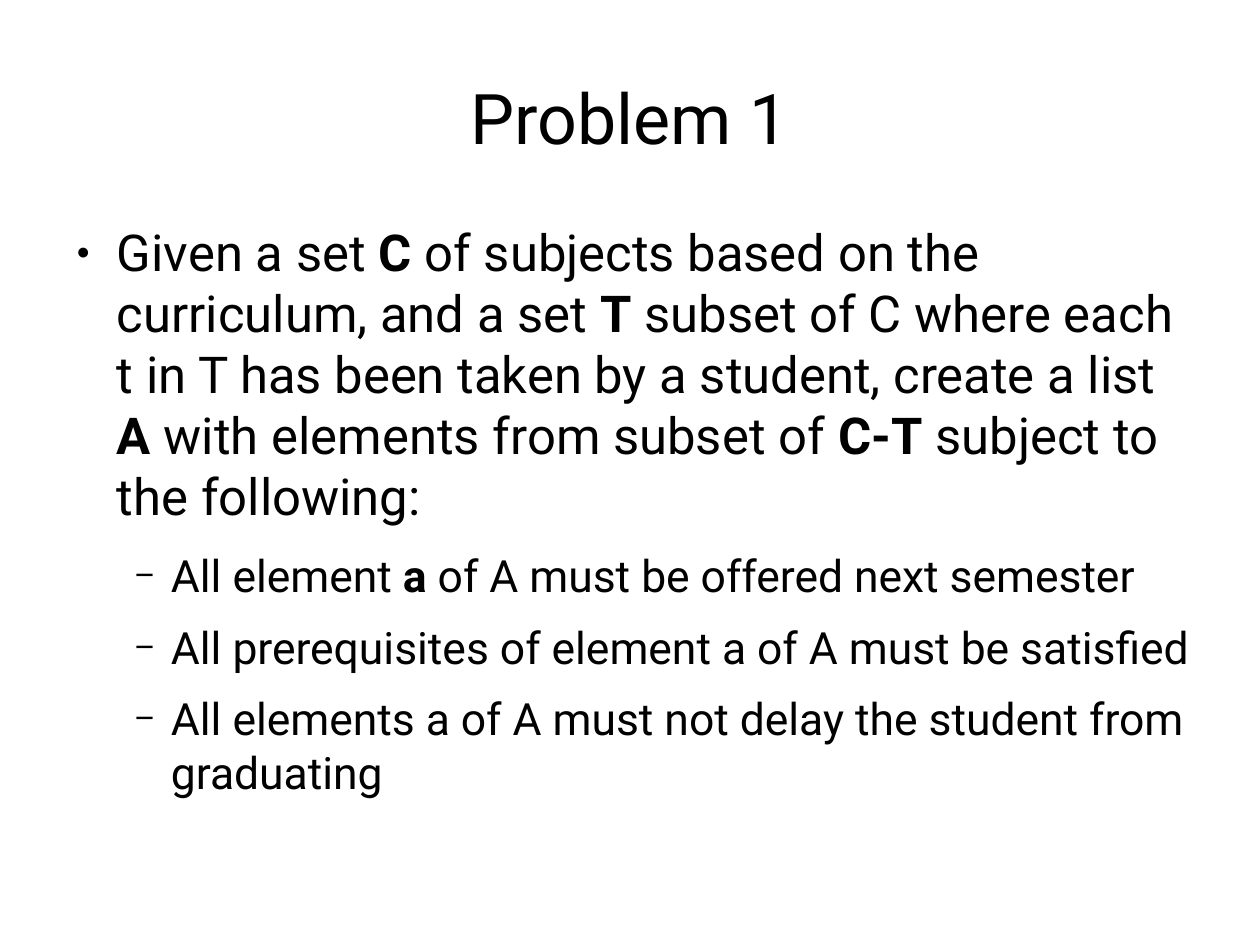
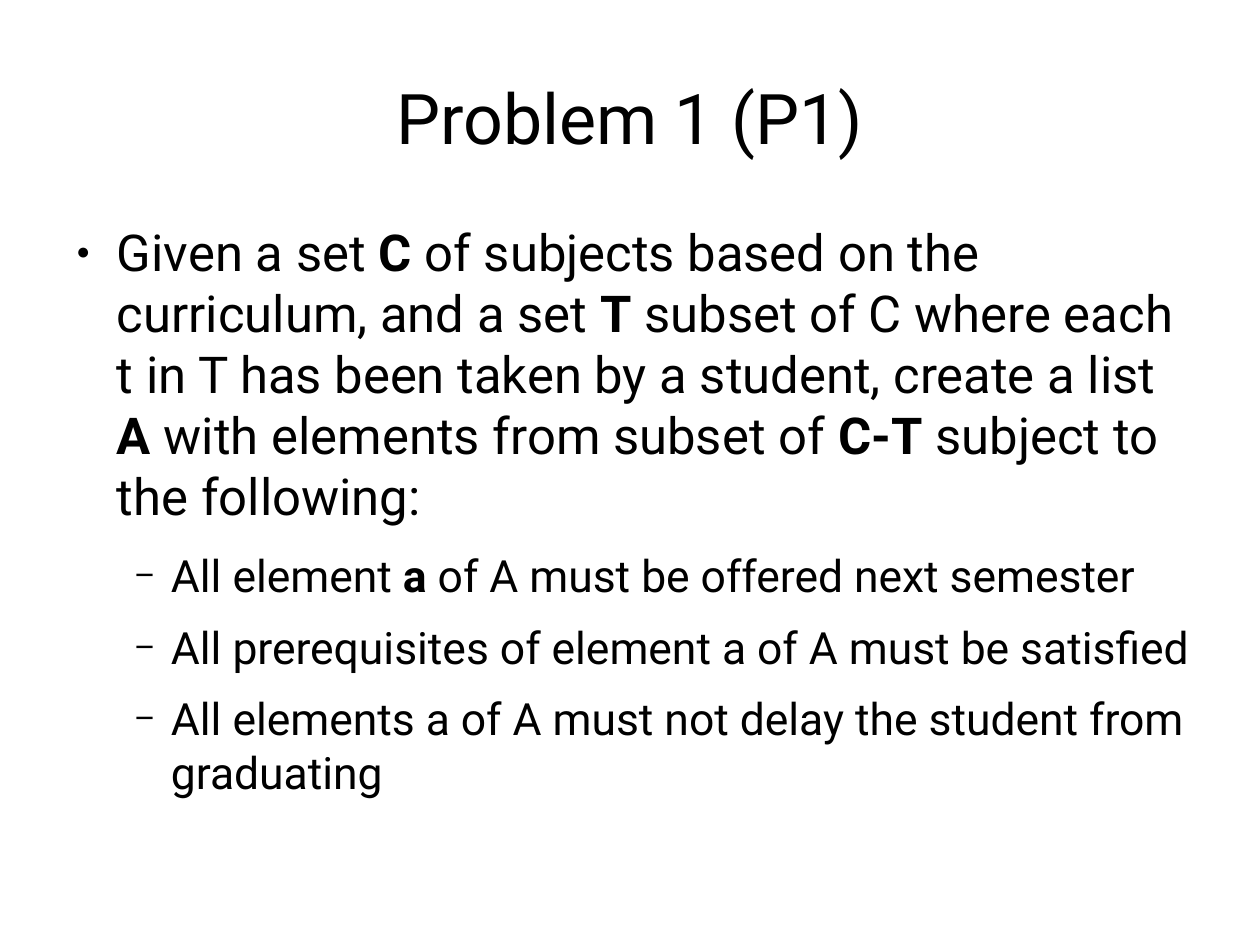
Before and after one commit to jachermocilla/jach-homepage, a slide deck: slide 6 of seminar-2008.odp. Drawn at 1260x945 pixels with LibreOffice and Linux fonts; fonts in the diff are those of the drawing. Boxes give left, top, right and bottom in pixels: in the first picture for what was removed or moved away, otherwise in the second. Text is boxed around its words. In the diff, an @@ line names an element or a change of style, - is before the commit and + after.

```diff
--- a/seminar-2008.odp
+++ b/seminar-2008.odp
@@ title at box(396, 88, 862, 160): text changed @@
-Problem 1
+Problem 1 (P1)
```
Also in this commit, not shown: 4 other slides changed, 1 slide added.
